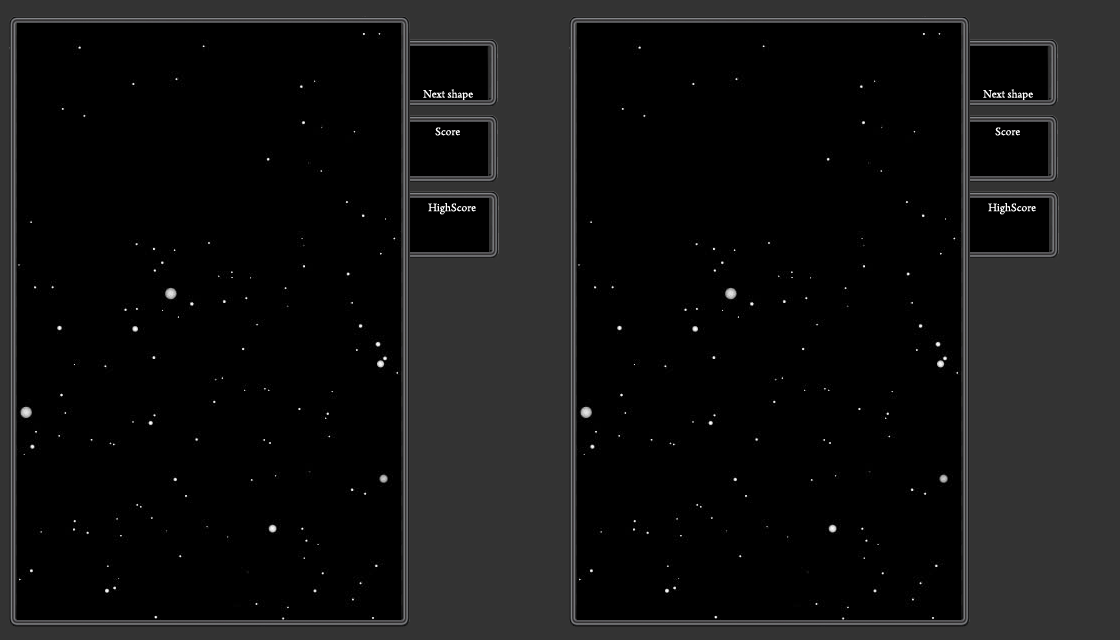
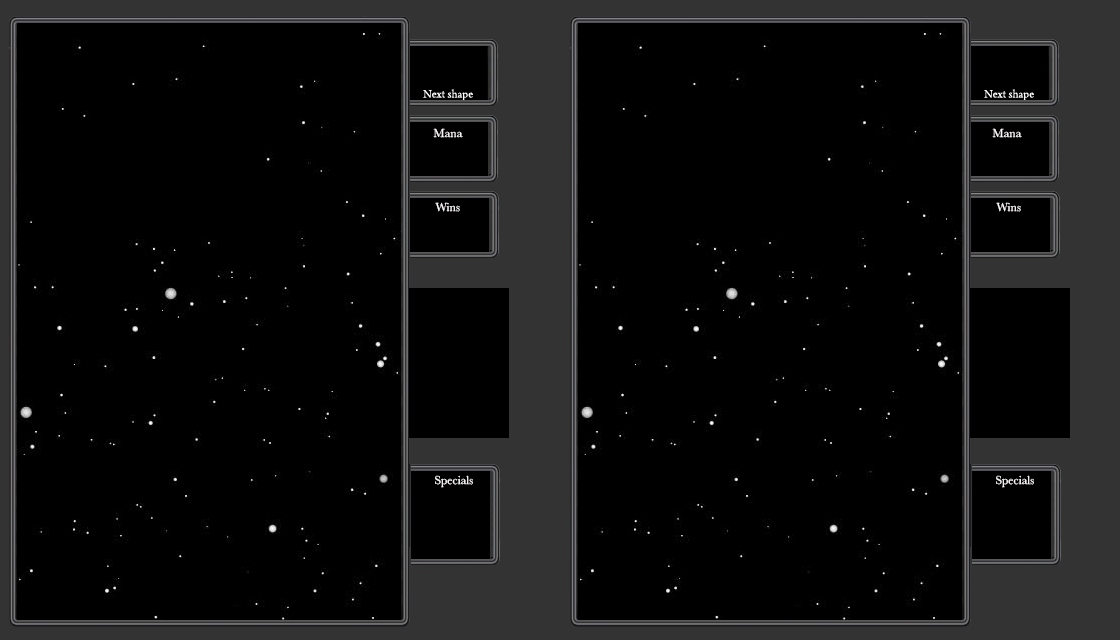
The second 1120×640 image is a revision of the first. Changes to its layers:
added group "Player2" with 6 layers above "Player1" over (x1=569, y1=16, x2=1070, y2=627)
added layer "specials copy" in group "Player2" over (x1=996, y1=475, x2=1034, y2=488)
added layer "Layer 4 copy" in group "Player2" over (x1=970, y1=464, x2=1061, y2=569)
added layer "Layer 2 copy" in group "Player2" over (x1=970, y1=288, x2=1070, y2=438)
added layer "Wins copy" in group "Player2" over (x1=996, y1=202, x2=1021, y2=212)
added layer "Mana copy" in group "Player2" over (x1=992, y1=128, x2=1022, y2=138)
added layer "Háttér másolata copy" in group "Player2" over (x1=569, y1=16, x2=1070, y2=627)
added group "Player1" with 6 layers above "réteg 1" over (x1=409, y1=127, x2=509, y2=569)
added layer "Layer 2" in group "Player1" over (x1=409, y1=288, x2=509, y2=438)
added layer "Wins" in group "Player1" over (x1=435, y1=202, x2=460, y2=212)
added layer "Mana" in group "Player1" over (x1=433, y1=128, x2=463, y2=138)
added layer "specials" in group "Player1" over (x1=435, y1=475, x2=473, y2=488)
added layer "Layer 4" in group "Player1" over (x1=409, y1=464, x2=500, y2=569)
moved "Háttér másolata" into group "Player1", painted on it over (x1=409, y1=127, x2=509, y2=569)
removed layer "Háttér másolata 2" over (x1=409, y1=16, x2=1070, y2=627)
